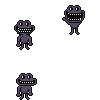
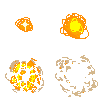
Two versions of the same layered image (w=100, h=100). Layer-by-layer changes:
added layer "Layer #2" above "Layer #1" over [5, 13, 98, 97]
hid "Layer" over [14, 5, 85, 100]
